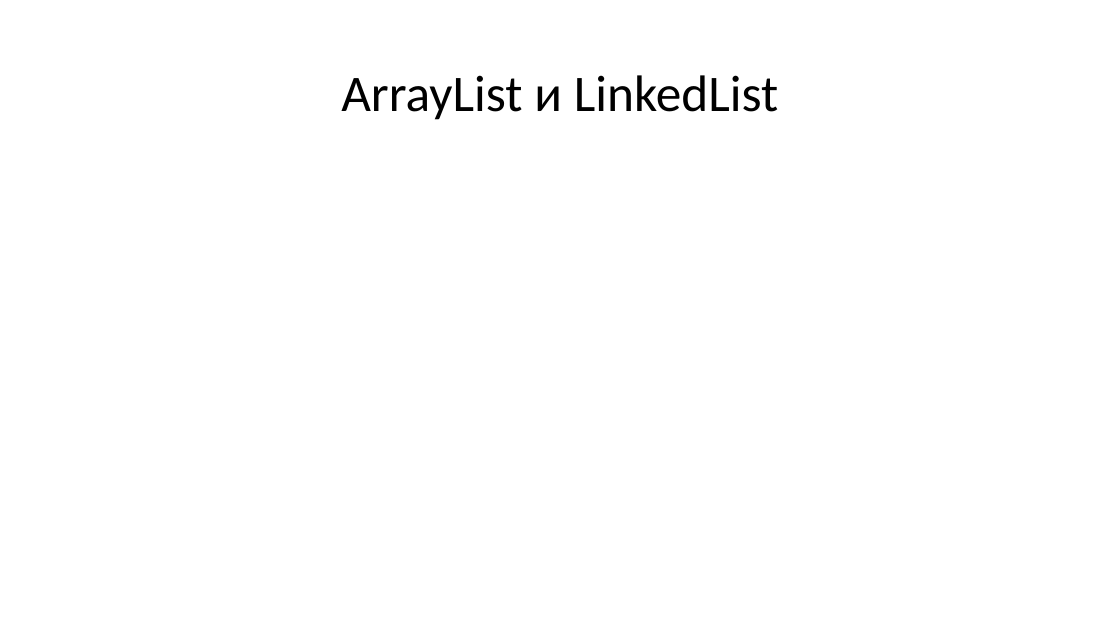
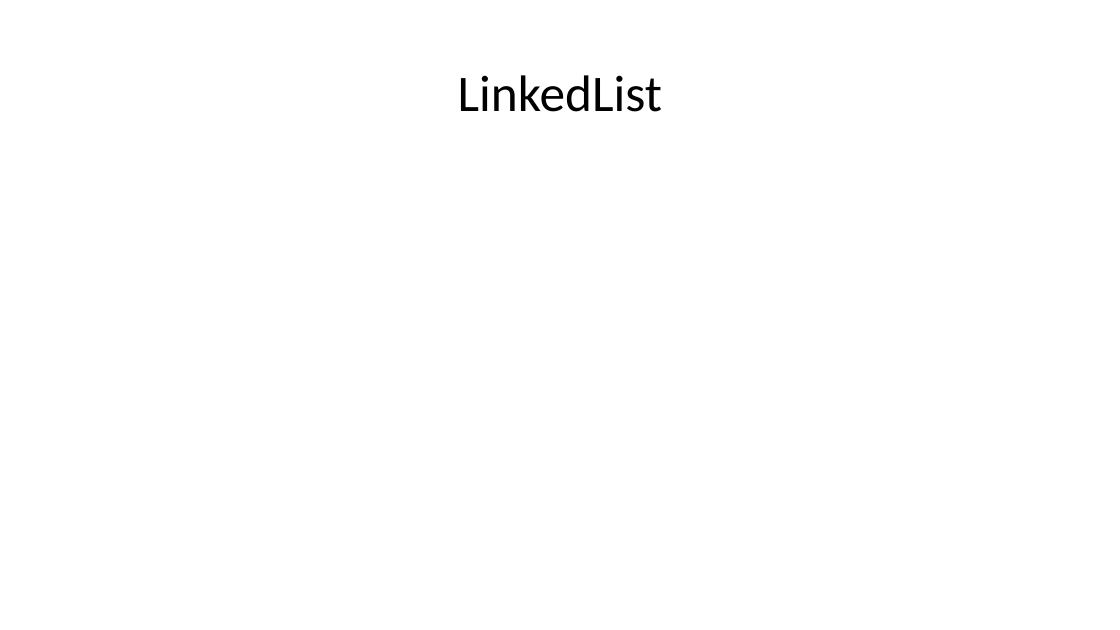
Before and after one commit to di-zhur/checkers, a slide deck: slide 14 of Java Core 2.pptx (slide 11 before the commit). Drawn at 1120x630 pixels with LibreOffice and Linux fonts; fonts in the diff are those of the drawing. Boxes give left, top, right and bottom in pixels: in the first picture for what was removed or moved away, otherwise in the second. Text is boxed around its words. In the diff, an @@ line names an element or a change of style, - is before the commit and + after.

```diff
--- a/Java Core 2.pptx
+++ b/Java Core 2.pptx
@@ title at [458,75,662,112]: text changed @@
-ArrayList и LinkedList
+LinkedList
```
Also in this commit, not shown: 5 other slides changed, 6 slides added, 7 slides removed.
